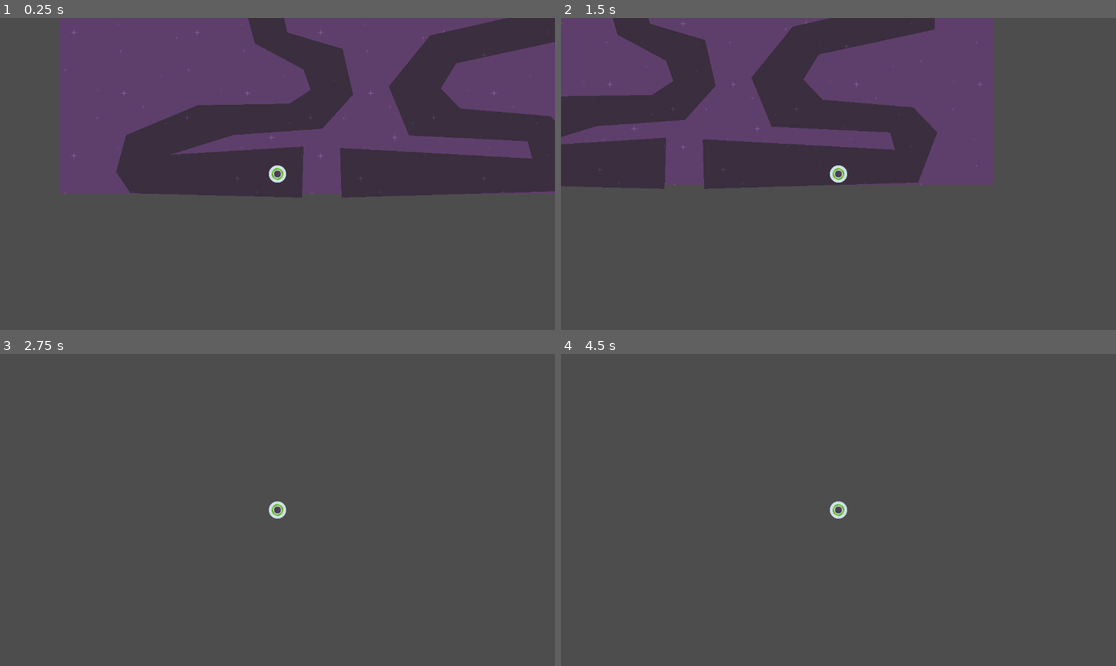
Above: before the commit, frames 1-4 (two rows, left to right).
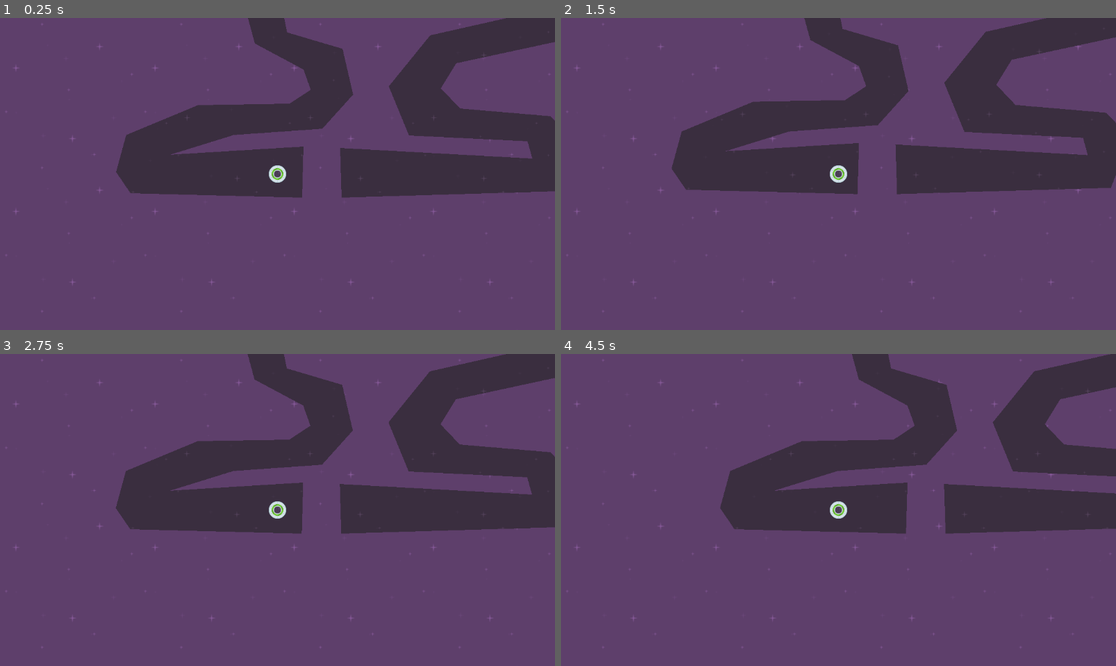
Above: after the commit, the same moments.

Repository: ardkoornstra/learning-godot-2d
Game: Godot game, scene res://level_1.tscn
Same seed, same stepped clock (60 frames per second), same inputs: the game is played once before the commit and once after it.
Inputs:
- Up to frame 1 (0.25 s): no input
- Up to frame 2 (1.5 s): tap Enter at 0.5 s; hold Right (right) 0.53-1.28 s; hold Down (down) from 1.28 s (still down)
- Up to frame 3 (2.75 s): release Down (down) at 2.03 s; hold Right (right) from 2.03 s (still down)
- Up to frame 4 (4.5 s): release Right (right) at 2.78 s; hold Up (up) 2.78-3.53 s; hold A (left) from 3.53 s (still down)

The runs differ from the first frame. In frame 1, 49% of the frame differs, in the area x 0-100%, y 0-100%; in frame 2, 78%; in frame 3, 100%; in frame 4, 100%.

Commit message:
Lesson 2 finished

Diff:
--- a/SpeedySaucer/level.gd
+++ b/SpeedySaucer/level.gd
@@ -1,11 +1,4 @@
 extends Node2D
 
-
-# Called when the node enters the scene tree for the first time.
-func _ready():
-	pass
-
-
-# Called every frame. 'delta' is the elapsed time since the previous frame.
-func _process(delta):
-	pass
+func _on_map_body_exited(body):
+	get_tree().reload_current_scene()
--- a/SpeedySaucer/level_1.tscn
+++ b/SpeedySaucer/level_1.tscn
@@ -8,11 +8,16 @@
 [node name="Level1" type="Node2D"]
 script = ExtResource("1_0vswc")
 
-[node name="Bg" type="TextureRect" parent="."]
-offset_left = -16.0
-offset_top = -15.0
-offset_right = 1170.0
-offset_bottom = 665.0
+[node name="CanvasLayer" type="CanvasLayer" parent="."]
+layer = -1
+
+[node name="Bg" type="TextureRect" parent="CanvasLayer"]
+anchors_preset = 15
+anchor_right = 1.0
+anchor_bottom = 1.0
+grow_horizontal = 2
+grow_vertical = 2
+scale = Vector2(1.12839, 1.16436)
 texture = ExtResource("1_lnm24")
 stretch_mode = 1
 
@@ -23,3 +28,5 @@
 [node name="Map" parent="." instance=ExtResource("4_wmiga")]
 z_index = 1
 position = Vector2(475, 674)
+
+[connection signal="body_exited" from="Map" to="." method="_on_map_body_exited"]
--- a/SpeedySaucer/player.gd
+++ b/SpeedySaucer/player.gd
@@ -1,6 +1,6 @@
 extends RigidBody2D
 
-var force = 1000
+var force = 400
 
 func _physics_process(delta):
 	if Input.is_action_pressed("left"):
--- a/SpeedySaucer/project.godot
+++ b/SpeedySaucer/project.godot
@@ -14,10 +14,6 @@
 run/main_scene="res://level_1.tscn"
 config/features=PackedStringArray("4.2", "Forward Plus")
 config/icon="res://icon.svg"
-
-[display]
-
-window/size/resizable=false
 
 [input]
 
